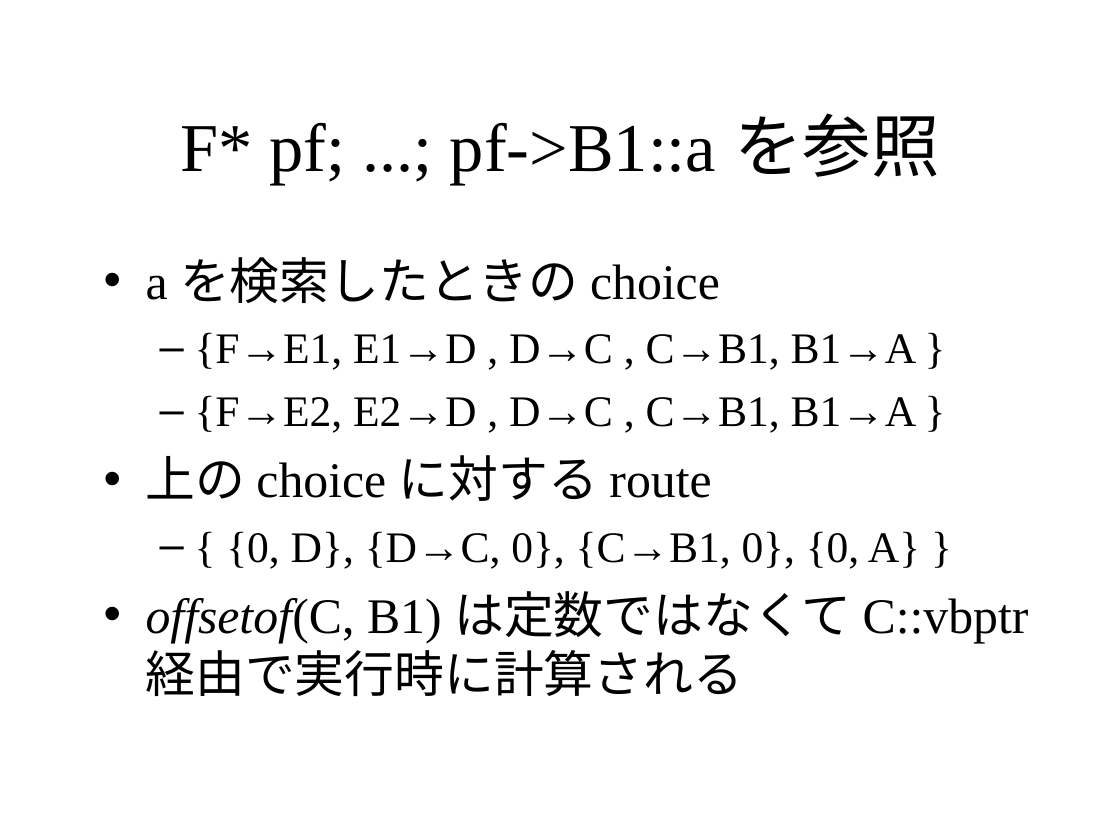
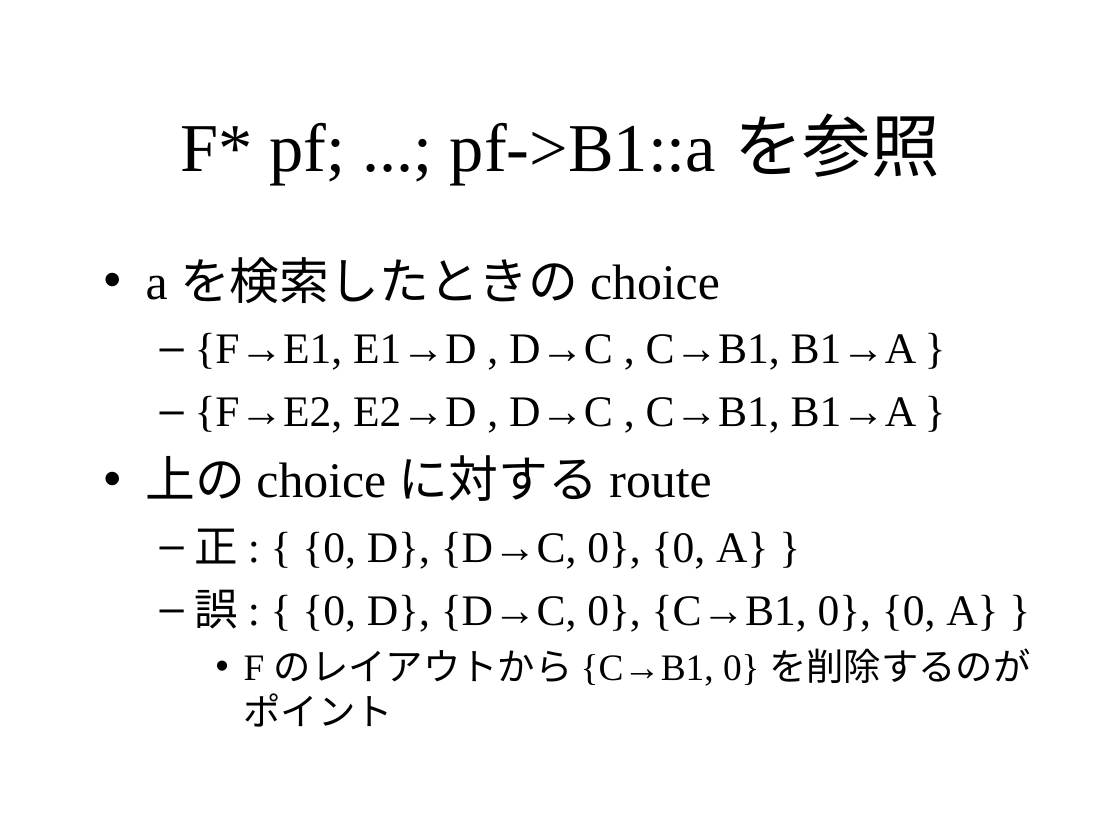
Before and after one commit to KeiHasegawa/cxx_doc, a slide deck: slide 11 of 08_member_lookup.ppt. Drawn at 1120x840 pixels with LibreOffice and Linux fonts; fonts in the diff are those of the drawing. Boxes give left, top, right and bottom in pixels: in the first picture for what was removed or moved away, otherwise in the second. Text is boxed around its words. In the diff, an @@ line names an element or a change of style, - is before the commit and + after.

```diff
--- a/08_member_lookup.ppt
+++ b/08_member_lookup.ppt
@@ text at (195,528,1030,727): text changed; size 32 to 28 pt @@
-  – { {0, D}, {D→C, 0}, {C→B1, 0}, {0, A} }
-• offsetof(C, B1) は定数ではなくて C::vbptr 経由で実行時に計算される
+  – 正 : { {0, D}, {D→C, 0}, {0, A} }
+  – 誤 : { {0, D}, {D→C, 0}, {C→B1, 0}, {0, A} }
+    • F のレイアウトから {C→B1, 0} を削除するのがポイント
```
Also in this commit, not shown: 1 other slide changed, 3 other files.
